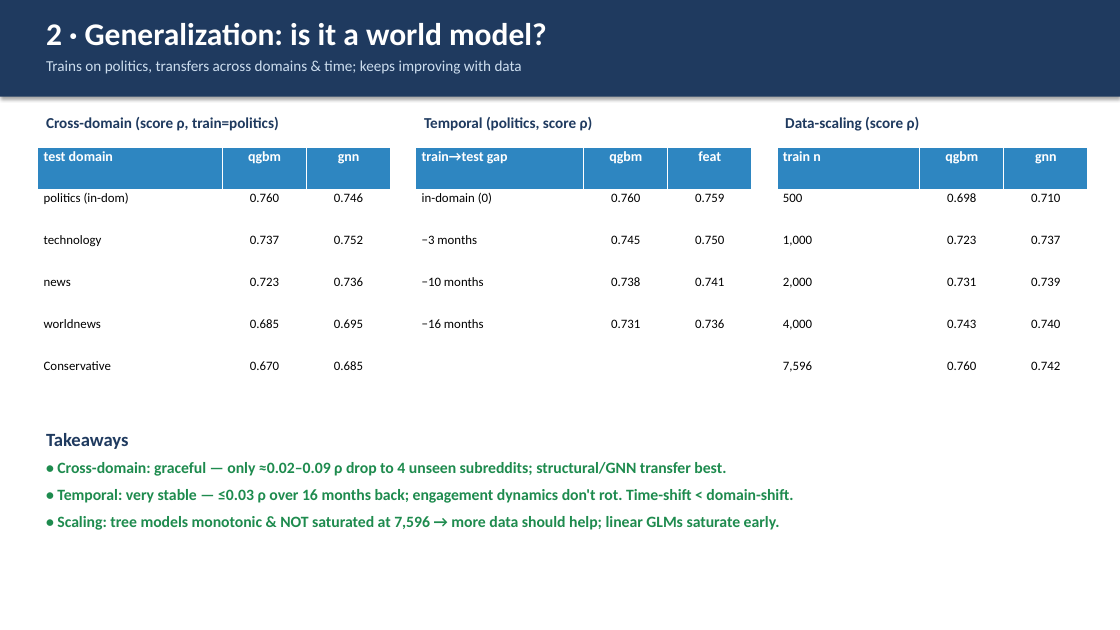
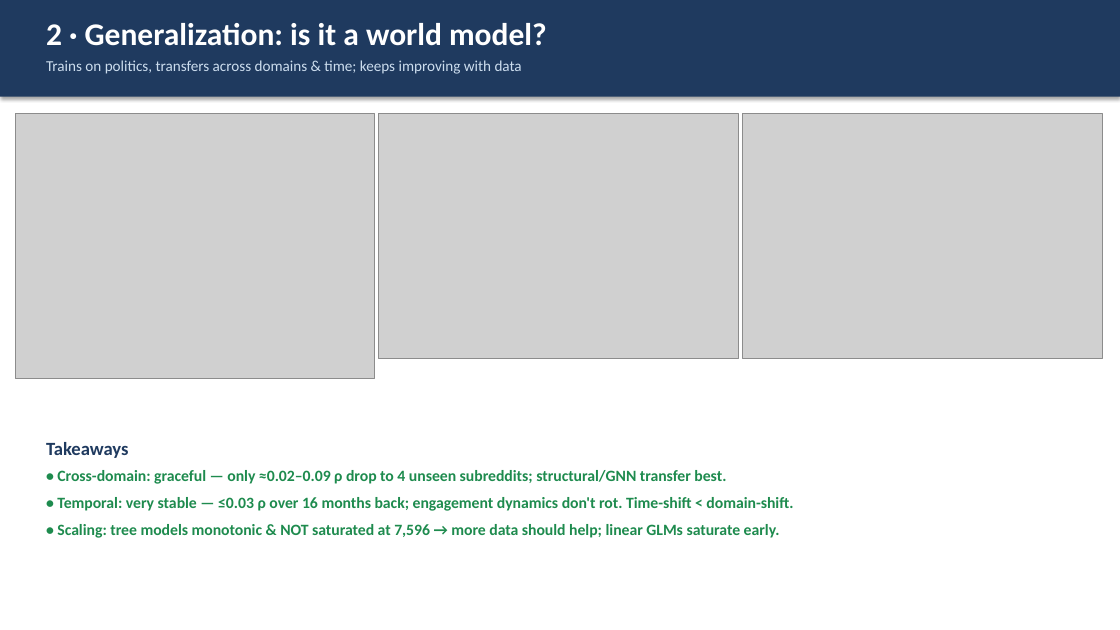
Before and after one commit to David-Li0406/Social-Media-World-Model, a slide deck: slide 3 of slides/world_model_results.pptx. Drawn at 1120x630 pixels with LibreOffice and Linux fonts; fonts in the diff are those of the drawing; grey boxes stand for pictures. Boxes give left, top, right and bottom in pixels: in the first picture for what was removed or moved away, otherwise in the second. Text is boxed around its words. In the diff, an @@ line names an element or a change of style, - is before the commit and + after.

```diff
--- a/slides/world_model_results.pptx
+++ b/slides/world_model_results.pptx
@@ picture added at bbox=[15, 113, 375, 379] @@
@@ text removed at bbox=[46, 117, 279, 131] @@
-Cross-domain (score ρ, train=politics)
@@ picture added at bbox=[379, 113, 739, 359] @@
@@ text removed at bbox=[424, 117, 593, 131] @@
-Temporal (politics, score ρ)
@@ picture added at bbox=[743, 113, 1102, 359] @@
@@ text removed at bbox=[785, 117, 920, 131] @@
-Data-scaling (score ρ)
@@ table removed at bbox=[38, 147, 391, 399], 6 rows, 3 columns @@
-test domain | qgbm | gnn
-politics (in-dom) | 0.760 | 0.746
-technology | 0.737 | 0.752
-news | 0.723 | 0.736
-worldnews | 0.685 | 0.695
-Conservative | 0.670 | 0.685
@@ table removed at bbox=[416, 147, 752, 357], 5 rows, 3 columns @@
-train→test gap | qgbm | feat
-in-domain (0) | 0.760 | 0.759
-−3 months | 0.745 | 0.750
-−10 months | 0.738 | 0.741
-−16 months | 0.731 | 0.736
@@ table removed at bbox=[777, 147, 1088, 399], 6 rows, 3 columns @@
-train n | qgbm | gnn
-500 | 0.698 | 0.710
-1,000 | 0.723 | 0.737
-2,000 | 0.731 | 0.739
-4,000 | 0.743 | 0.740
-7,596 | 0.760 | 0.742
@@ text "Takeaways": place and size @@
-text "Takeaways" at bbox=[46, 433, 793, 530]
+text "Takeaways" at bbox=[46, 442, 793, 538]
```
Also in this commit, not shown: 6 other files.
